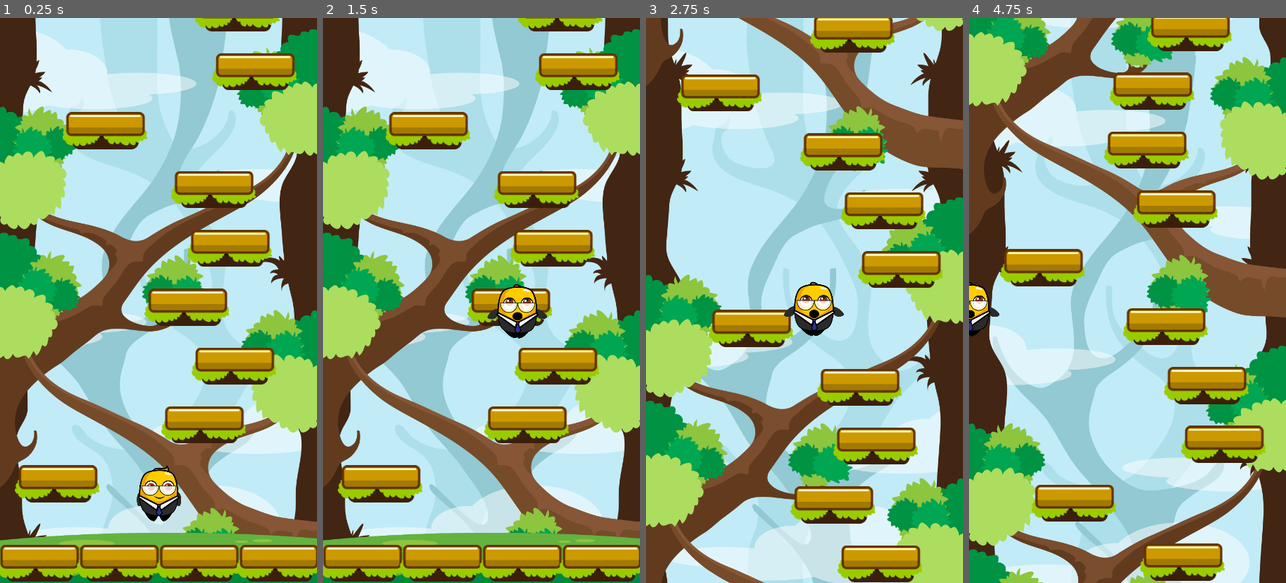
Above: before the commit, frames 1-4 (left to right).
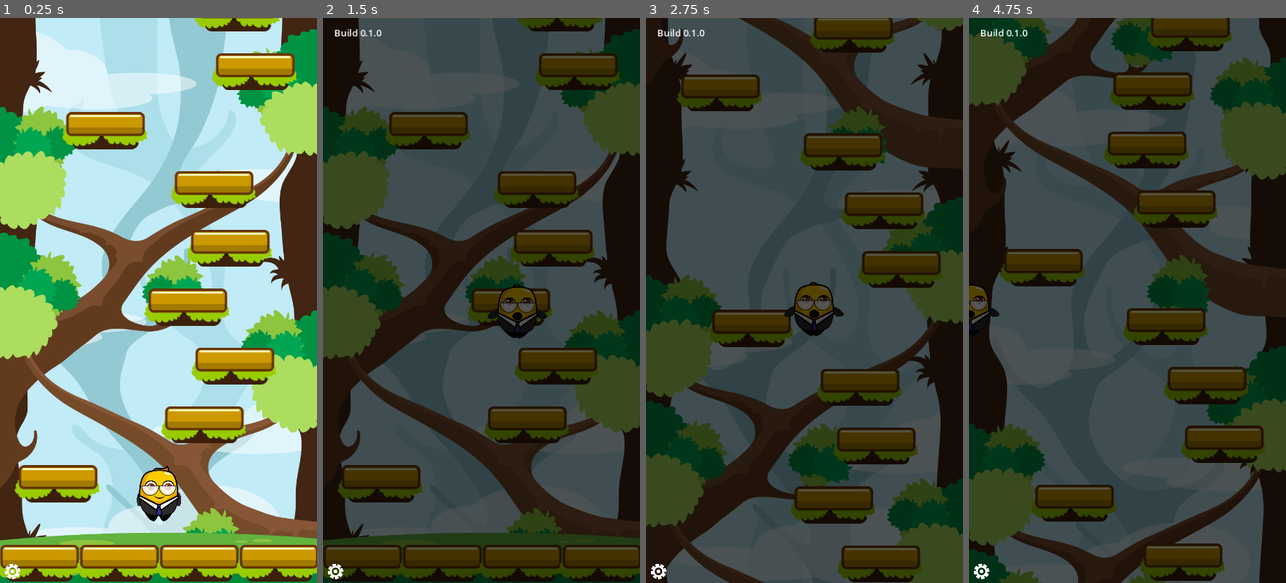
Above: after the commit, the same moments.

Repository: EricBL3/godot-mobile-game
Game: Godot game, scene res://scenes/main.tscn
The game is run twice, just before and just after one commit, with the same random seed, the same clock (stepped at 60 frames per second) and the same inputs. Before the commit the project starts from res://scenes/game.tscn.
Inputs (mouse positions are in pixels of both pictures, inside the frame that each line leads up to):
- Up to frame 1 (0.25 s): no input
- Up to frame 2 (1.5 s): click (335, 571) at 0.52 s; hold D (move_right) from 1.28 s (still down)
- Up to frame 3 (2.75 s): release D (move_right) at 2.03 s; hold A (move_left) from 2.03 s (still down)
- Up to frame 4 (4.75 s): release A (move_left) at 2.78 s; hold D (move_right) 2.78-4.28 s; hold A (move_left) from 4.28 s (still down)

The runs differ from the first frame. In frame 1, less than 0.1% of the frame differs, in the area x 1-7%, y 96-100%; in frame 2, 100%; in frame 3, 100%; in frame 4, 100%, in the area x 0-100%, y 0-100%.

Commit message:
Complete section 4 until log messages

Diff:
--- a/project.godot
+++ b/project.godot
@@ -11,9 +11,13 @@
 [application]
 
 config/name="Jumper Jam"
-run/main_scene="res://scenes/game.tscn"
+run/main_scene="res://scenes/main.tscn"
 config/features=PackedStringArray("4.2", "Mobile")
 config/icon="res://icon.svg"
+
+[autoload]
+
+MyUtility="*res://scripts/utility.gd"
 
 [display]
 
--- a/scenes/screens.tscn
+++ b/scenes/screens.tscn
@@ -1,6 +1,83 @@
-[gd_scene load_steps=2 format=3 uid="uid://c3i46tbpd2bqr"]
+[gd_scene load_steps=4 format=3 uid="uid://c3i46tbpd2bqr"]
 
 [ext_resource type="Script" path="res://scripts/screens.gd" id="1_l5i20"]
+[ext_resource type="Texture2D" uid="uid://c0cr31f8jqoa2" path="res://assets/textures/ui/gear.png" id="2_byqo6"]
+
+[sub_resource type="LabelSettings" id="LabelSettings_2bmax"]
 
 [node name="Screens" type="CanvasLayer"]
 script = ExtResource("1_l5i20")
+
+[node name="Debug" type="Control" parent="."]
+z_index = 4096
+layout_mode = 3
+anchors_preset = 15
+anchor_right = 1.0
+anchor_bottom = 1.0
+grow_horizontal = 2
+grow_vertical = 2
+
+[node name="ConsoleLog" type="Control" parent="Debug" groups=["debug_console"]]
+layout_mode = 1
+anchors_preset = 15
+anchor_right = 1.0
+anchor_bottom = 1.0
+grow_horizontal = 2
+grow_vertical = 2
+
+[node name="BlackBG" type="ColorRect" parent="Debug/ConsoleLog"]
+layout_mode = 1
+anchors_preset = 15
+anchor_right = 1.0
+anchor_bottom = 1.0
+grow_horizontal = 2
+grow_vertical = 2
+color = Color(0, 0, 0, 0.666667)
+
+[node name="BuildNoLabel" type="Label" parent="Debug/ConsoleLog"]
+layout_mode = 1
+anchors_preset = 5
+anchor_left = 0.5
+anchor_right = 0.5
+offset_left = -251.0
+offset_top = 14.0
+offset_right = 254.0
+offset_bottom = 37.0
+grow_horizontal = 2
+text = "Build 0.1.0"
+
+[node name="ScrollContainer" type="ScrollContainer" parent="Debug/ConsoleLog"]
+layout_mode = 1
+anchors_preset = 15
+anchor_right = 1.0
+anchor_bottom = 1.0
+offset_left = 23.0
+offset_top = 41.0
+offset_right = -23.0
+offset_bottom = -41.0
+grow_horizontal = 2
+grow_vertical = 2
+
+[node name="VBoxContainer" type="VBoxContainer" parent="Debug/ConsoleLog/ScrollContainer"]
+layout_mode = 2
+size_flags_horizontal = 3
+size_flags_vertical = 3
+
+[node name="LogLabel" type="Label" parent="Debug/ConsoleLog/ScrollContainer/VBoxContainer"]
+layout_mode = 2
+label_settings = SubResource("LabelSettings_2bmax")
+autowrap_mode = 3
+
+[node name="ToggleConsole" type="TextureButton" parent="Debug"]
+layout_mode = 1
+anchors_preset = 2
+anchor_top = 1.0
+anchor_bottom = 1.0
+offset_top = -41.0
+offset_right = 41.0
+grow_vertical = 0
+texture_normal = ExtResource("2_byqo6")
+ignore_texture_size = true
+stretch_mode = 0
+
+[connection signal="pressed" from="Debug/ToggleConsole" to="." method="_on_toggle_console_pressed"]
--- a/scripts/screens.gd
+++ b/scripts/screens.gd
@@ -1 +1,9 @@
 extends CanvasLayer
+@onready var console = $Debug/ConsoleLog
+
+func _ready():
+	console.visible = false
+
+
+func _on_toggle_console_pressed():
+	console.visible = !console.visible
--- /dev/null
+++ b/scripts/utility.gd
@@ -0,0 +1,8 @@
+extends Node
+
+func add_log_message(message: String):
+	var console = get_tree().get_first_node_in_group("debug_console")
+	if console:
+		var log_label = console.find_child("LogLabel")
+		if log_label:
+			log_label.text += message + "\n"
